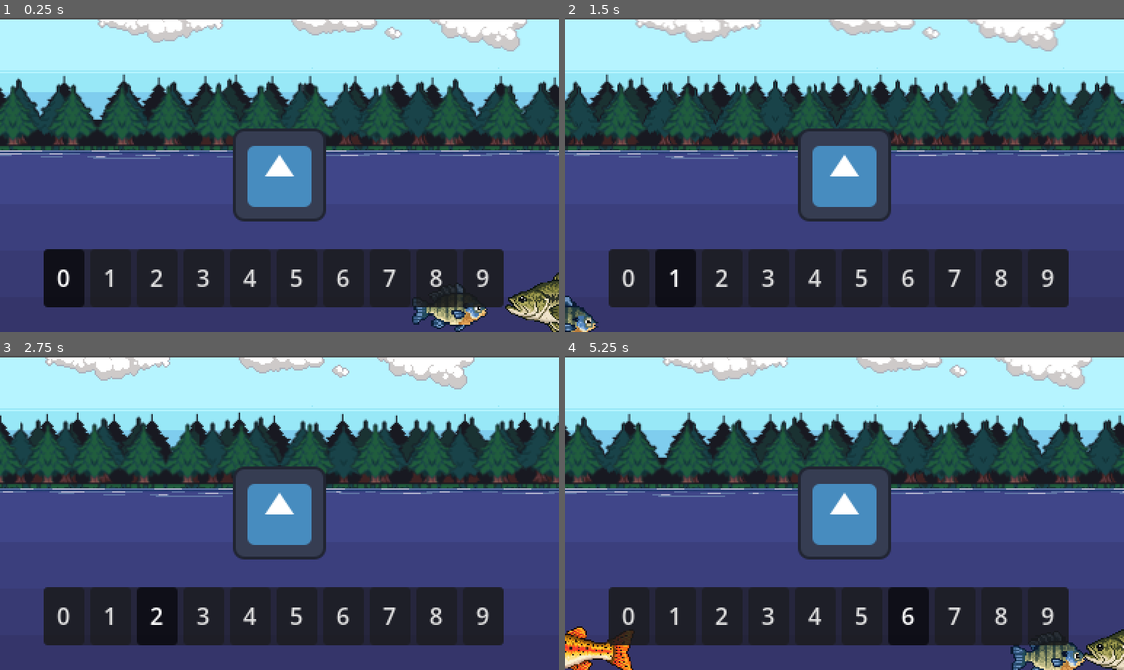
Above: before the commit, frames 1-4 (two rows, left to right).
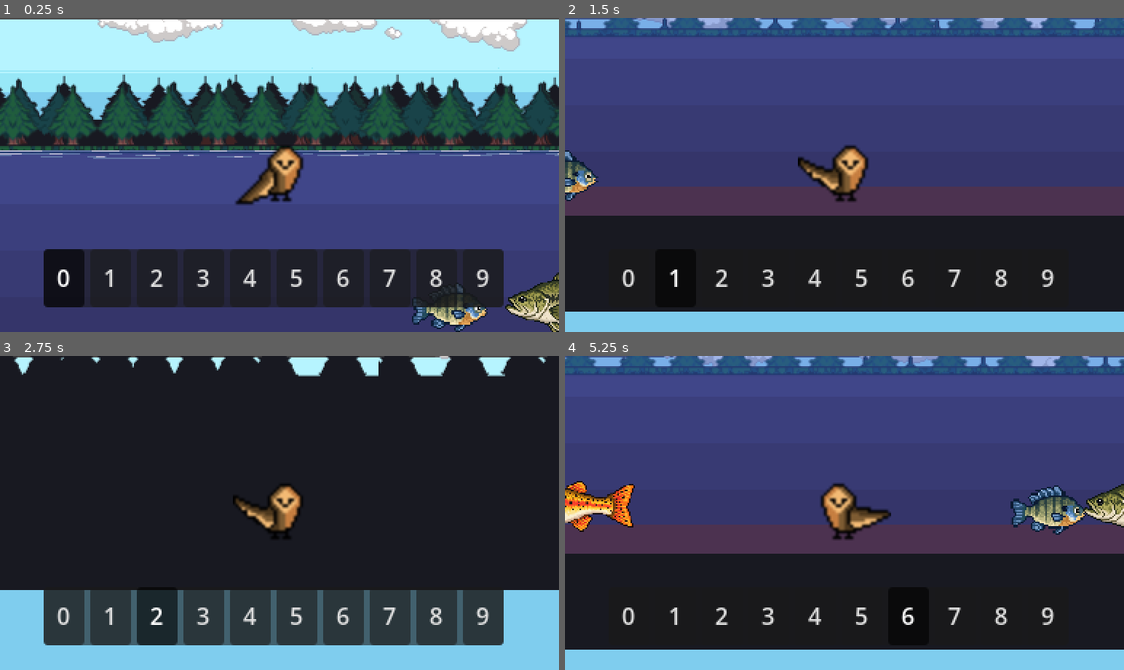
Above: after the commit, the same moments.

Repository: JuanPablo-29/Hoos-Fishing
Game: Godot game, scene res://scenes/MainGame.tscn
Two runs of this game, one before a commit and one after it. Both use one fixed random seed, a clock stepped at 60 frames per second and the inputs below. The engine's default icon, where the game draws it, is replaced by a stand-in: a white triangle on a blue panel in a dark square.
Inputs:
- Up to frame 1 (0.25 s): no input
- Up to frame 2 (1.5 s): hold Right (move_right) 0.53-1.28 s; tap 0 (hotbar_0) at 0.6 s; hold Down (move_down) from 1.28 s (still down); tap 1 (hotbar_1) at 1.35 s
- Up to frame 3 (2.75 s): release Down (move_down) at 2.03 s; hold Right (move_right) from 2.03 s (still down); tap 2 (hotbar_2) at 2.1 s
- Up to frame 4 (5.25 s): release Right (move_right) at 2.78 s; hold Up (move_up) 2.78-3.53 s; tap one key every 0.75 s from 2.85 s: 3 (hotbar_3) 4 (hotbar_4) 5 (hotbar_5) 6 (hotbar_6); hold Left (move_left) 3.53-5.03 s; hold Down (move_down) from 5.03 s (still down)

The runs differ from the first frame. In frame 1, 4.7% of the frame differs, in the area x 41-59%, y 35-65%; in frame 2, 85%, in the area x 0-100%, y 0-100%; in frame 3, 81%; in frame 4, 85%.

Commit message:
owl sprite animations (idle + fly), closes 11

Diff:
--- /dev/null
+++ b/MainGame.tscn
@@ -0,0 +1,43 @@
+[gd_scene format=3 uid="uid://cfwkhwh08tk1i"]
+
+[node name="MainGame" type="Node" unique_id=1052508565]
+
+[node name="Systems" type="Node" parent="." unique_id=277018442]
+
+[node name="World" type="Node2D" parent="." unique_id=1925538117]
+
+[node name="LevelRoot" type="Node2D" parent="World" unique_id=14972614]
+
+[node name="EntityRoot" type="Node2D" parent="World" unique_id=1573071476]
+
+[node name="EffectRoot" type="Node2D" parent="World" unique_id=2047208407]
+
+[node name="HudLayer" type="CanvasLayer" parent="." unique_id=559595723]
+
+[node name="HudRoot" type="Control" parent="HudLayer" unique_id=381627285]
+layout_mode = 3
+anchors_preset = 0
+
+[node name="PauseLayer" type="CanvasLayer" parent="." unique_id=846492505]
+
+[node name="PauseRoot" type="Control" parent="PauseLayer" unique_id=845227223]
+layout_mode = 3
+anchors_preset = 0
+offset_right = 40.0
+offset_bottom = 40.0
+
+[node name="TransitionLayer" type="CanvasLayer" parent="." unique_id=55242724]
+
+[node name="TransitonRoot" type="Control" parent="TransitionLayer" unique_id=1087196943]
+layout_mode = 3
+anchors_preset = 0
+offset_right = 40.0
+offset_bottom = 40.0
+
+[node name="DebugLayer" type="CanvasLayer" parent="." unique_id=1478329074]
+
+[node name="DebugRoot" type="Control" parent="DebugLayer" unique_id=1361143769]
+layout_mode = 3
+anchors_preset = 0
+offset_right = 40.0
+offset_bottom = 40.0
--- a/scenes/Player.tscn
+++ b/scenes/Player.tscn
@@ -1,11 +1,35 @@
 [gd_scene format=3 uid="uid://b3t74xir3luqf"]
 
 [ext_resource type="Script" uid="uid://bwoloisp2i71q" path="res://scripts/hoo.gd" id="1_bvoaa"]
-[ext_resource type="Texture2D" uid="uid://b0rhvli2w5afe" path="res://assets/icon.svg" id="2_deuev"]
+[ext_resource type="Texture2D" uid="uid://bdlhh4jwtsypw" path="res://assets/Hoo/hoo2.png" id="2_mdl7e"]
+[ext_resource type="Texture2D" uid="uid://dv2w3rnvwpt2j" path="res://assets/Hoo/hoo3.png" id="3_qu4a1"]
+[ext_resource type="Texture2D" uid="uid://ctvlhv1gnimy3" path="res://assets/Hoo/hoo1.png" id="4_70d11"]
 
 [sub_resource type="CapsuleShape2D" id="CapsuleShape2D_4xcp8"]
 radius = 24.755169
 height = 148.0
+
+[sub_resource type="SpriteFrames" id="SpriteFrames_w0pb2"]
+animations = [{
+"frames": [{
+"duration": 1.0,
+"texture": ExtResource("2_mdl7e")
+}, {
+"duration": 1.0,
+"texture": ExtResource("3_qu4a1")
+}],
+"loop": 1,
+"name": &"fly",
+"speed": 6.0
+}, {
+"frames": [{
+"duration": 1.0,
+"texture": ExtResource("4_70d11")
+}],
+"loop": 1,
+"name": &"idle",
+"speed": 5.0
+}]
 
 [node name="Hoo" type="CharacterBody2D" unique_id=442130460]
 position = Vector2(1, 1)
@@ -17,8 +41,9 @@
 scale = Vector2(1.4138461, 0.6666667)
 shape = SubResource("CapsuleShape2D_4xcp8")
 
-[node name="Sprite2D" type="Sprite2D" parent="." unique_id=1940006229]
-scale = Vector2(0.5, 0.5)
-texture = ExtResource("2_deuev")
+[node name="Sprite2D" type="AnimatedSprite2D" parent="." unique_id=125697714]
+scale = Vector2(2, 2)
+sprite_frames = SubResource("SpriteFrames_w0pb2")
+animation = &"fly"
 
 [node name="Camera2D" type="Camera2D" parent="." unique_id=255873783]
--- a/scripts/hoo.gd
+++ b/scripts/hoo.gd
@@ -2,12 +2,24 @@
 @export var speed : float = 500
 var direction : Vector2
 
+@onready var sprite: AnimatedSprite2D = $Sprite2D
+
 func _physics_process(delta) -> void:
 	direction.x = Input.get_axis("move_left", "move_right")
-	#direction.y = Input.get_axis("move_up", "move_down")
+	direction.y = Input.get_axis("move_up", "move_down")
 
 	if direction:
 		velocity = direction * speed
 	else:
 		velocity = velocity.move_toward(Vector2.ZERO, speed)
 	move_and_slide()
+	update_animation()
+
+func update_animation() -> void:
+	if direction.x != 0:
+		sprite.flip_h = direction.x < 0
+
+	if direction != Vector2.ZERO:
+		sprite.play("fly")
+	else:
+		sprite.play("idle")
Binary file added: assets/Hoo/hoo1.png
Not shown, added: assets/Hoo/hoo1.png.import
Binary file added: assets/Hoo/hoo2.png
Not shown, added: assets/Hoo/hoo2.png.import
Binary file added: assets/Hoo/hoo3.png
Not shown, added: assets/Hoo/hoo3.png.import
